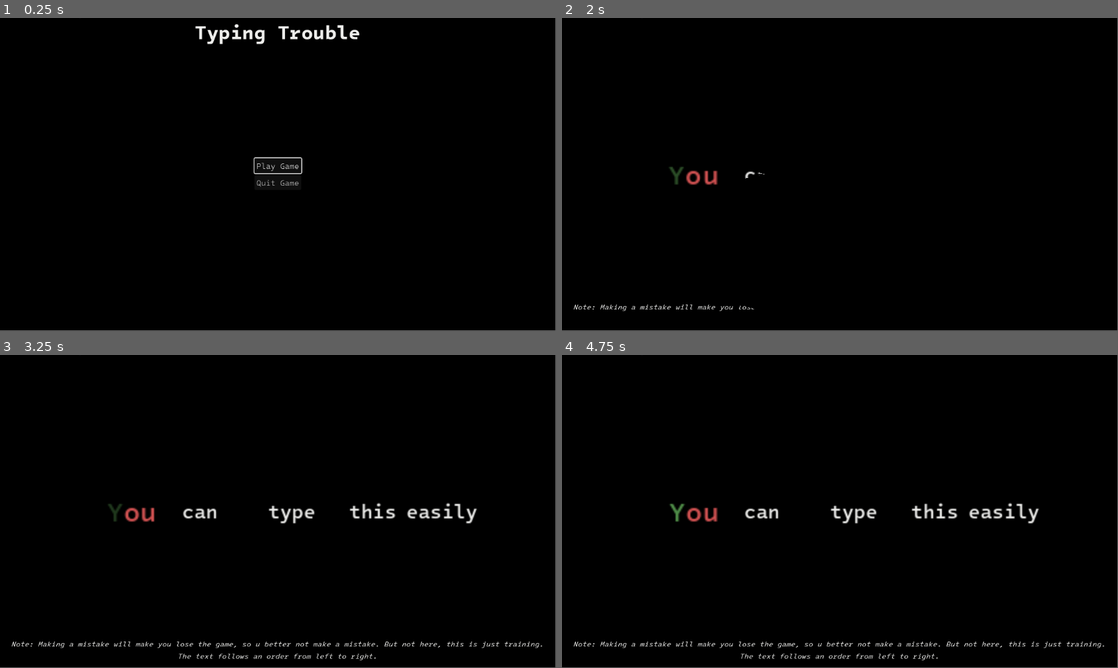
Above: before the commit, frames 1-4 (two rows, left to right).
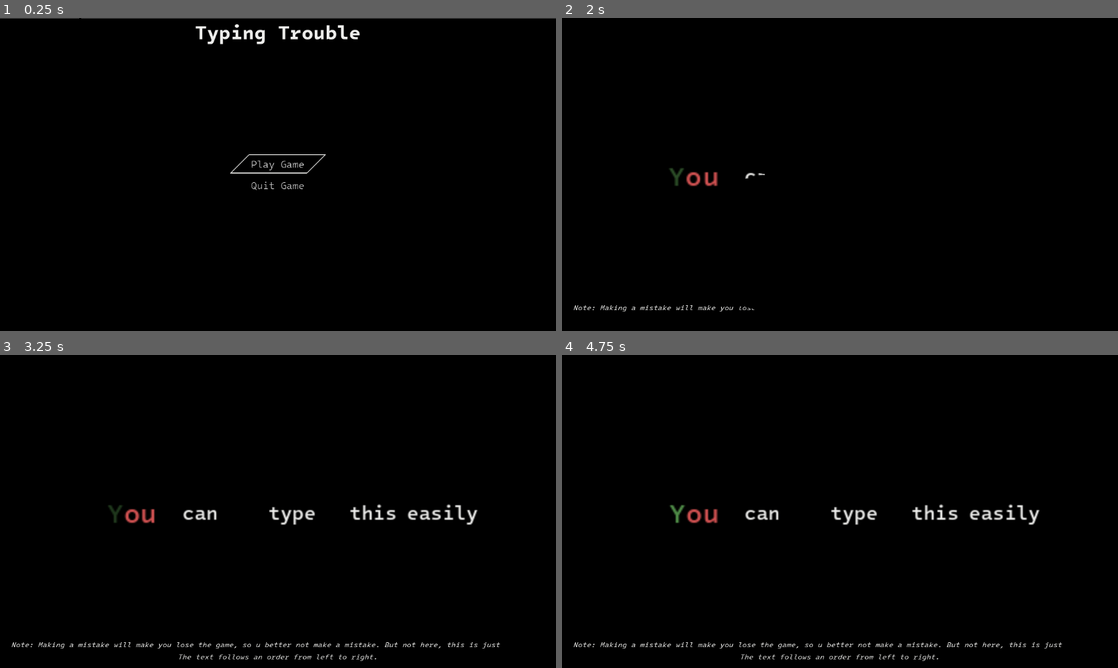
Above: after the commit, the same moments.

Repository: MHashirShahzad/jamspace
Game: Godot game, scene res://scenes/main_menu.tscn
Same seed, same stepped clock (60 frames per second), same inputs: the game is played once before the commit and once after it.
Inputs (mouse positions are in pixels of both pictures, inside the frame that each line leads up to):
- Up to frame 1 (0.25 s): no input
- Up to frame 2 (2 s): click "Play Game" at 0.5 s; click (840, 165) at 1.25 s, where only the run before the commit has a clickable "Play Game"
- Up to frame 3 (3.25 s): tap Enter at 2 s; move the mouse to (400, 495) at 2.02 s; tap Space at 2.75 s; move the mouse to (166, 527) at 2.77 s
- Up to frame 4 (4.75 s): move the mouse to (895, 442) at 3.52 s; tap Enter at 4.25 s; move the mouse to (812, 574) at 4.27 s
In our replay, the window is 799x449 before the commit and 800x450 after it. These sizes can differ from the game's own. Grey fills any space a smaller window leaves; there, only what the larger window draws over its background counts as a difference.

The runs differ from the first frame. In frame 1, 0.9% of the frame differs, in the area x 0-100%, y 0-56%; in frame 2, 0.4%; in frame 3, 2.0%; in frame 4, 2.1%, in the area x 2-98%, y 47-98%.

Commit message:
fixed minor bugs

Diff:
--- a/default_theme.tres
+++ b/default_theme.tres
@@ -1,5 +1,38 @@
-[gd_resource type="Theme" format=3 uid="uid://0lgksmbcjdfr"]
+[gd_resource type="Theme" load_steps=6 format=3 uid="uid://0lgksmbcjdfr"]
+
+[sub_resource type="StyleBoxFlat" id="StyleBoxFlat_50bnw"]
+bg_color = Color(0, 0, 0, 0.996078)
+skew = Vector2(1, 0)
+
+[sub_resource type="StyleBoxFlat" id="StyleBoxFlat_3taad"]
+bg_color = Color(0, 0, 0, 0.996078)
+draw_center = false
+skew = Vector2(1, 0)
+border_width_left = 2
+border_width_top = 2
+border_width_right = 2
+border_width_bottom = 2
+border_color = Color(0.933333, 0.933333, 0.92549, 1)
+corner_detail = 20
+
+[sub_resource type="StyleBoxFlat" id="StyleBoxFlat_e7bfs"]
+bg_color = Color(0, 0, 0, 0.996078)
+skew = Vector2(1, 0)
+
+[sub_resource type="StyleBoxFlat" id="StyleBoxFlat_bp0wp"]
+bg_color = Color(0, 0, 0, 0.996078)
+skew = Vector2(1, 0)
+
+[sub_resource type="StyleBoxFlat" id="StyleBoxFlat_7j863"]
+bg_color = Color(0.196078, 0.196078, 0.196078, 1)
+skew = Vector2(1, 0)
 
 [resource]
+Button/font_sizes/font_size = 20
+Button/styles/disabled = SubResource("StyleBoxFlat_50bnw")
+Button/styles/focus = SubResource("StyleBoxFlat_3taad")
+Button/styles/hover = SubResource("StyleBoxFlat_e7bfs")
+Button/styles/normal = SubResource("StyleBoxFlat_bp0wp")
+Button/styles/pressed = SubResource("StyleBoxFlat_7j863")
 Label/colors/font_color = Color(0.933333, 0.933333, 0.92549, 1)
 RichTextLabel/colors/default_color = Color(0.933333, 0.933333, 0.92549, 1)
--- a/project.godot
+++ b/project.godot
@@ -13,12 +13,17 @@
 config/name="jamspace"
 run/main_scene="uid://rpef728qpqsc"
 config/features=PackedStringArray("4.4", "Forward Plus")
+boot_splash/bg_color=Color(0, 0, 0, 1)
 config/icon="res://icon.svg"
 
 [autoload]
 
 Global="*res://scenes/global.tscn"
 TransitionManager="*res://transition_manager/transition_manager.tscn"
+
+[display]
+
+window/stretch/mode="viewport"
 
 [editor_plugins]
 
@@ -28,3 +33,7 @@
 
 theme/custom="uid://0lgksmbcjdfr"
 theme/custom_font="uid://cl8opnbtg8iyp"
+
+[rendering]
+
+anti_aliasing/quality/msaa_2d=3
--- a/scenes/global.tscn
+++ b/scenes/global.tscn
@@ -63,10 +63,12 @@
 grow_vertical = 2
 
 [node name="RestartButton" type="Button" parent="DeathScreen/VBoxContainer"]
+custom_minimum_size = Vector2(160, 40)
 layout_mode = 2
 text = "Restart ?"
 
 [node name="QuitButton" type="Button" parent="DeathScreen/VBoxContainer"]
+custom_minimum_size = Vector2(160, 40)
 layout_mode = 2
 text = "Quit"
 
--- a/scenes/level1.tscn
+++ b/scenes/level1.tscn
@@ -1,12 +1,14 @@
-[gd_scene load_steps=5 format=3 uid="uid://c0qa1habdae04"]
+[gd_scene load_steps=6 format=3 uid="uid://c0qa1habdae04"]
 
 [ext_resource type="Script" uid="uid://bphjyiyf5nwvs" path="res://scripts/level.gd" id="1_m7ahb"]
 [ext_resource type="Script" uid="uid://bcfuni3q1aa3s" path="res://scripts/input_taker.gd" id="2_dwgg1"]
+[ext_resource type="PackedScene" uid="uid://dxb65wto4h4qd" path="res://scenes/level2.tscn" id="2_ru4tf"]
 [ext_resource type="PackedScene" uid="uid://gwkie24n1xx6" path="res://scenes/input_label.tscn" id="3_ru4tf"]
 [ext_resource type="FontFile" uid="uid://doe17vpa6qwug" path="res://assets/IntelOneMono/IntoneMonoNerdFontPropo-Bold.ttf" id="4_dwgg1"]
 
 [node name="Level1" type="Node2D"]
 script = ExtResource("1_m7ahb")
+next_level = ExtResource("2_ru4tf")
 metadata/_custom_type_script = "uid://bphjyiyf5nwvs"
 
 [node name="CanvasLayer" type="CanvasLayer" parent="."]
@@ -68,6 +70,9 @@
 offset_bottom = 24.0
 text = "fruit"
 
+[node name="Camera2D" type="Camera2D" parent="."]
+position = Vector2(576, 322)
+
 [editable path="InputLabelContainer/InputLabel"]
 [editable path="InputLabelContainer/InputLabel2"]
 [editable path="InputLabelContainer/InputLabel3"]
--- a/scenes/level2.tscn
+++ b/scenes/level2.tscn
@@ -1,12 +1,14 @@
-[gd_scene load_steps=5 format=3 uid="uid://dxb65wto4h4qd"]
+[gd_scene load_steps=6 format=3 uid="uid://dxb65wto4h4qd"]
 
 [ext_resource type="Script" uid="uid://bphjyiyf5nwvs" path="res://scripts/level.gd" id="1_2k3dv"]
 [ext_resource type="Script" uid="uid://bcfuni3q1aa3s" path="res://scripts/input_taker.gd" id="2_alqfr"]
+[ext_resource type="PackedScene" uid="uid://bckhfracx8x1s" path="res://scenes/level3.tscn" id="2_yqkch"]
 [ext_resource type="PackedScene" uid="uid://gwkie24n1xx6" path="res://scenes/input_label.tscn" id="3_yqkch"]
 [ext_resource type="FontFile" uid="uid://doe17vpa6qwug" path="res://assets/IntelOneMono/IntoneMonoNerdFontPropo-Bold.ttf" id="4_6ep0u"]
 
 [node name="Leve2" type="Node2D"]
 script = ExtResource("1_2k3dv")
+next_level = ExtResource("2_yqkch")
 metadata/_custom_type_script = "uid://bphjyiyf5nwvs"
 
 [node name="CanvasLayer" type="CanvasLayer" parent="."]
@@ -100,6 +102,9 @@
 offset_bottom = 24.0
 text = "washingmachine"
 
+[node name="Camera2D" type="Camera2D" parent="."]
+position = Vector2(576, 322)
+
 [editable path="InputLabelContainer/InputLabel"]
 [editable path="InputLabelContainer/InputLabel6"]
 [editable path="InputLabelContainer/InputLabel2"]
--- a/scenes/level3.tscn
+++ b/scenes/level3.tscn
@@ -106,6 +106,9 @@
 theme_override_font_sizes/normal_font_size = 45
 text = "RIGHTS"
 
+[node name="Camera2D" type="Camera2D" parent="."]
+position = Vector2(576, 322)
+
 [editable path="InputLabelContainer/InputLabel"]
 [editable path="InputLabelContainer/InputLabel2"]
 [editable path="InputLabelContainer/InputLabel3"]
--- a/scenes/main_menu.tscn
+++ b/scenes/main_menu.tscn
@@ -18,6 +18,8 @@
 anchors_preset = 15
 anchor_right = 1.0
 anchor_bottom = 1.0
+offset_top = 1.0
+offset_bottom = 1.0
 grow_horizontal = 2
 grow_vertical = 2
 color = Color(0, 0, 0, 1)
@@ -48,10 +50,12 @@
 grow_vertical = 2
 
 [node name="PlayButton" type="Button" parent="CanvasLayer/VBoxContainer"]
+custom_minimum_size = Vector2(160, 40)
 layout_mode = 2
 text = "Play Game"
 
 [node name="QuitButton" type="Button" parent="CanvasLayer/VBoxContainer"]
+custom_minimum_size = Vector2(160, 40)
 layout_mode = 2
 text = "Quit Game
 "
--- a/scenes/tutorial.tscn
+++ b/scenes/tutorial.tscn
@@ -84,6 +84,9 @@
 theme_override_font_sizes/normal_font_size = 20
 text = "easily"
 
+[node name="Camera2D" type="Camera2D" parent="."]
+position = Vector2(576, 322)
+
 [editable path="InputLabelContainer/InputLabel"]
 [editable path="InputLabelContainer/InputLabel2"]
 [editable path="InputLabelContainer/InputLabel3"]
--- a/scripts/global.gd
+++ b/scripts/global.gd
@@ -28,11 +28,17 @@
 func lose_screen(lose_text : String) -> void:
 	$DeathScreen/VBoxContainer2/Mistake.text = lose_text
 	$DeathScreen/VBoxContainer/RestartButton.grab_focus()
+	$DeathScreen/VBoxContainer/RestartButton.disabled = false
+	$DeathScreen/VBoxContainer/QuitButton.disabled = false
+
 	timer_stopped = true
 	print("You Survived for: ", time_label.text)
 	death_screen.show()
 
 func _on_restart_button_pressed() -> void:
+	$DeathScreen/VBoxContainer/RestartButton.disabled = true
+	$DeathScreen/VBoxContainer/QuitButton.disabled = true
+
 	TransitionManager.start_transition()
 	await TransitionManager.transiton_finsihed
 	print("File Path: %s" % get_tree().current_scene.scene_file_path)
--- a/scripts/main_menu.gd
+++ b/scripts/main_menu.gd
@@ -5,12 +5,17 @@
 	$CanvasLayer/VBoxContainer/PlayButton.grab_focus()
 
 func _on_play_button_pressed() -> void:
+	$CanvasLayer/VBoxContainer/PlayButton.disabled = true
+	$CanvasLayer/VBoxContainer/QuitButton.disabled = true
+
 	TransitionManager.start_transition()
 	await TransitionManager.transiton_finsihed
 	get_tree().change_scene_to_file("res://scenes/tutorial.tscn")
 
 
 func _on_quit_button_pressed() -> void:
+	$CanvasLayer/VBoxContainer/PlayButton.disabled = true
+	$CanvasLayer/VBoxContainer/QuitButton.disabled = true
 	TransitionManager.start_transition()
 	await TransitionManager.transiton_finsihed
 	get_tree().quit()
--- a/transition_manager/transition_manager.tscn
+++ b/transition_manager/transition_manager.tscn
@@ -789,7 +789,7 @@
 grow_horizontal = 2
 grow_vertical = 2
 rotation = 0.785398
-color = Color(0.0235294, 0.0235294, 0.0313726, 1)
+color = Color(0, 0, 0, 1)
 
 [node name="Bg1" type="ColorRect" parent="MultipleLinesTransition"]
 layout_mode = 1
@@ -803,20 +803,20 @@
 grow_horizontal = 2
 grow_vertical = 2
 rotation = 0.785398
-color = Color(0.0235294, 0.0235294, 0.0313726, 1)
+color = Color(0, 0, 0, 1)
 
 [node name="Stick2" type="ColorRect" parent="MultipleLinesTransition"]
 layout_mode = 1
 anchors_preset = 15
 anchor_right = 1.0
 anchor_bottom = 1.0
-offset_left = 2897.0
-offset_top = -1257.0
-offset_right = 2981.0
-offset_bottom = 1139.0
+offset_left = 2177.0
+offset_top = -537.0
+offset_right = 2261.0
+offset_bottom = 1859.0
 grow_horizontal = 2
 grow_vertical = 2
 rotation = 0.785398
-color = Color(0.0235294, 0.0235294, 0.0313726, 1)
+color = Color(0, 0, 0, 1)
 
 [connection signal="animation_finished" from="AnimationPlayer" to="." method="_on_animation_player_animation_finished"]
Not shown, changed: addons/PaletteTools/color_presets.cfg
